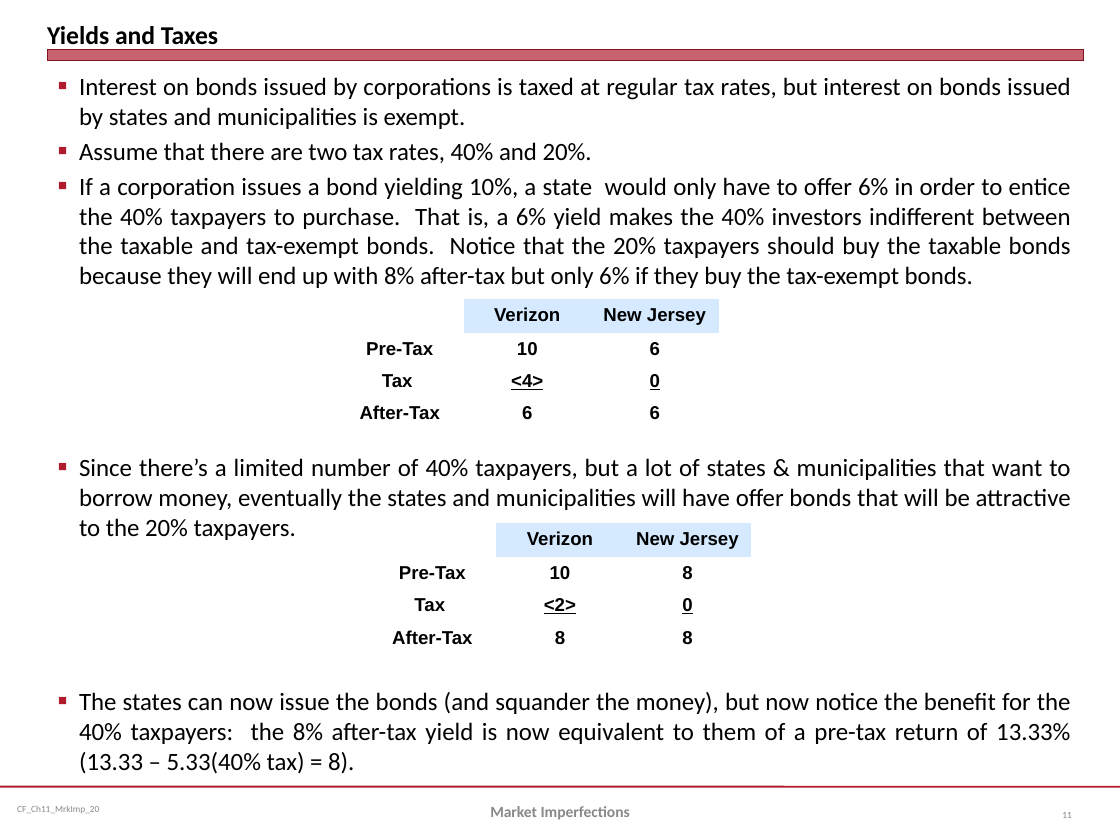
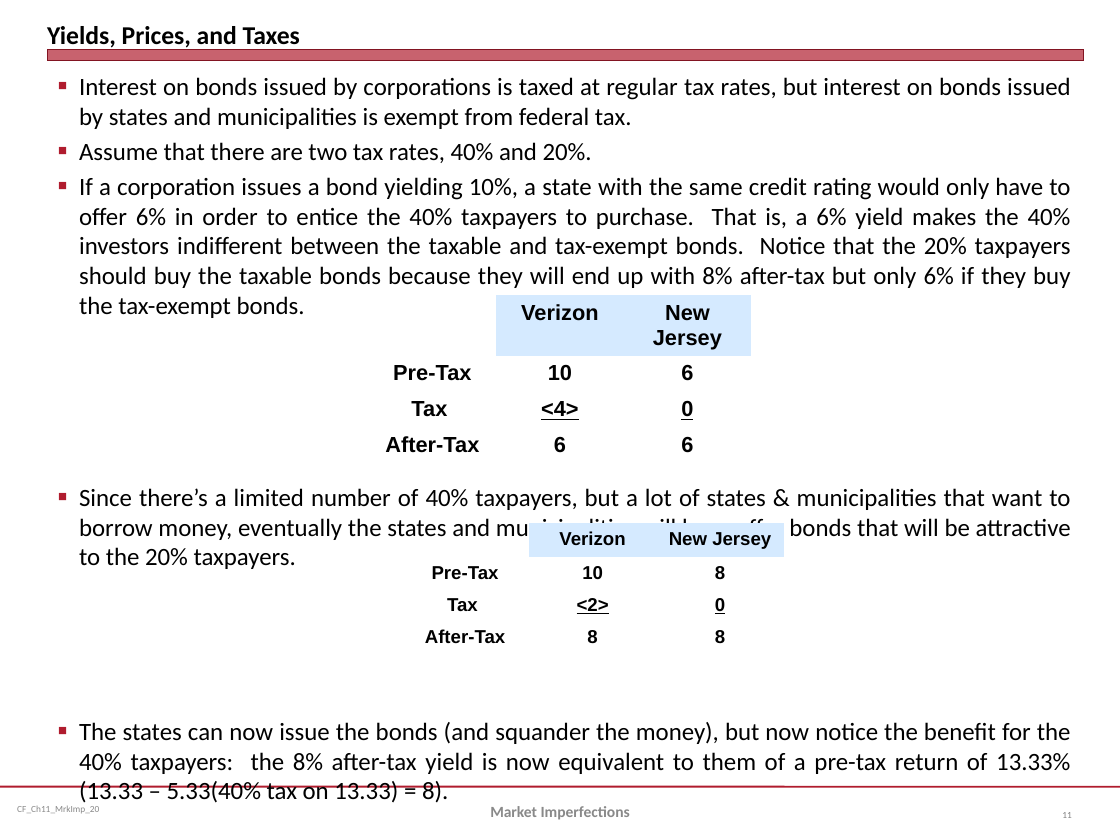
Before and after one commit to jmc877/Corporate-Finance, a slide deck: slide 11 of slides/CF_Ch11_MrkImp_20.pptx. Drawn at 1120x840 pixels with LibreOffice and Linux fonts; fonts in the diff are those of the drawing. Boxes give left, top, right and bottom in pixels: in the first picture for what was removed or moved away, otherwise in the second. Text is boxed around its words. In the diff, an @@ line names an element or a change of style, - is before the commit and + after.

```diff
--- a/slides/CF_Ch11_MrkImp_20.pptx
+++ b/slides/CF_Ch11_MrkImp_20.pptx
@@ title at box(47, 26, 300, 50): text changed @@
-Yields and Taxes
+Yields, Prices, and Taxes
@@ text at box(79, 77, 1071, 129): text changed @@
-■ Interest on bonds issued by corporations is taxed at regular tax rates, but interest on bonds issued by states and municipalities is exempt.
+■ Interest on bonds issued by corporations is taxed at regular tax rates, but interest on bonds issued by states and municipalities is exempt from federal tax.
@@ text at box(79, 177, 1071, 318): text changed @@
-■ If a corporation issues a bond yielding 10%, a state would only have to offer 6% in order to entice the 40% taxpayers to purchase. That is, a 6% yield makes the 40% investors indifferent between the taxable and tax-exempt bonds. Notice that the 20% taxpayers should buy the taxable bonds because they will end up with 8% after-tax but only 6% if they buy the tax-exempt bonds.
+■ If a corporation issues a bond yielding 10%, a state with the same credit rating would only have to offer 6% in order to entice the 40% taxpayers to purchase. That is, a 6% yield makes the 40% investors indifferent between the taxable and tax-exempt bonds. Notice that the 20% taxpayers should buy the taxable bonds because they will end up with 8% after-tax but only 6% if they buy the tax-exempt bonds.
@@ table at box(368, 296, 752, 457) @@
@@ size 12 to 14 pt @@
@@ table: place and size @@
-table at box(336, 299, 719, 433)
+table at box(368, 296, 752, 457)
@@ table: place and size @@
-table at box(368, 523, 752, 657)
+table at box(401, 523, 784, 657)
@@ text at box(79, 722, 1071, 774): text changed @@
-■ The states can now issue the bonds (and squander the money), but now notice the benefit for the 40% taxpayers: the 8% after-tax yield is now equivalent to them of a pre-tax return of 13.33% (13.33 – 5.33(40% tax) = 8).
+■ The states can now issue the bonds (and squander the money), but now notice the benefit for the 40% taxpayers: the 8% after-tax yield is now equivalent to them of a pre-tax return of 13.33% (13.33 – 5.33(40% tax on 13.33) = 8).
```
Also in this commit, not shown: 8 other slides changed, 1 slide added, 1 slide removed, 4 other files.
